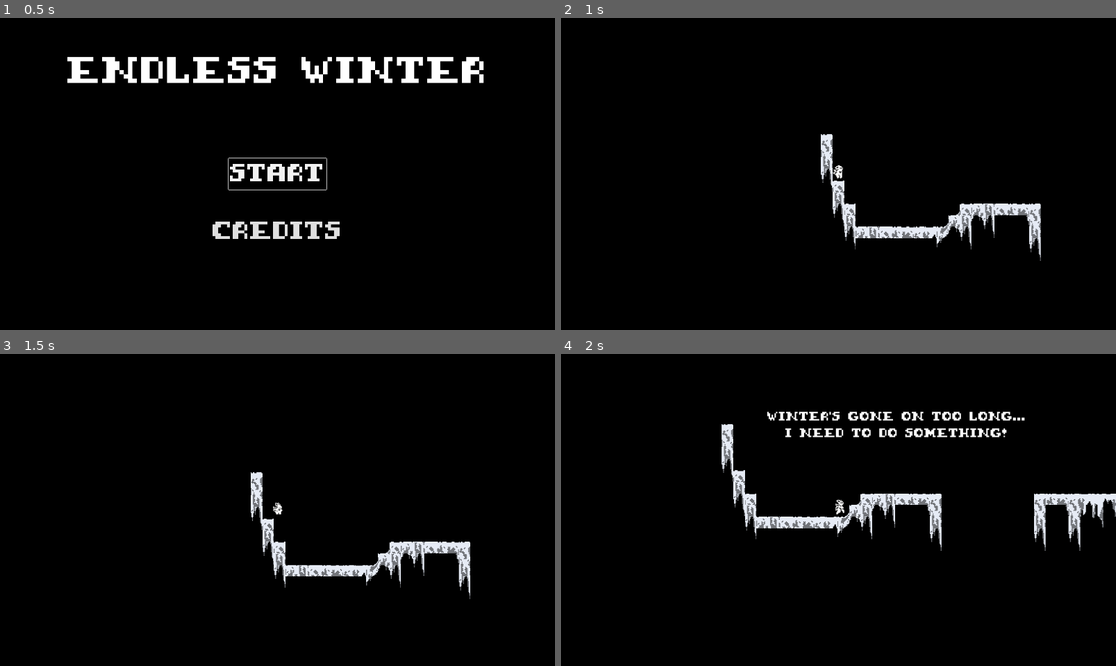
Above: before the commit, frames 1-4 (two rows, left to right).
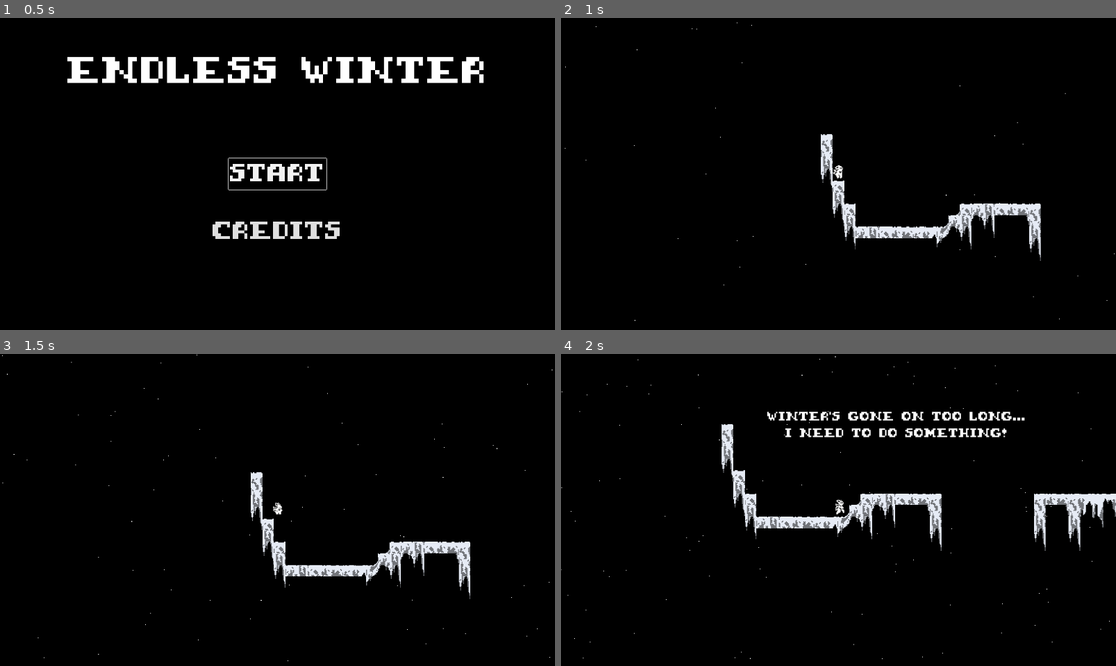
Above: after the commit, the same moments.

Repository: AstralRae/1BitJamNo5
Game: Godot game, scene res://main.tscn
The game is run twice, just before and just after one commit, with the same random seed, the same clock (stepped at 60 frames per second) and the same inputs.
Inputs:
- Up to frame 1 (0.5 s): no input
- Up to frame 2 (1 s): click "Start" at 0.5 s
- Up to frame 3 (1.5 s): tap Enter (ui_accept) at 1.25 s; hold Right (ui_right) from 1.28 s (still down); hold J (vine) from 1.28 s (still down)
- Up to frame 4 (2 s): keep holding Right (ui_right); keep holding J (vine); tap Enter (ui_accept) at 1.52 s

Frame 1 is identical in both runs. In frame 2, less than 0.1% of the frame differs, in the area x 0-100%, y 1-98%; in frame 3, less than 0.1%; in frame 4, less than 0.1%, in the area x 0-100%, y 0-98%.

Commit message:
Snow Particles!

Diff:
--- a/level1.tscn
+++ b/level1.tscn
@@ -46,24 +46,32 @@
 position = Vector2(130, 134)
 
 [node name="InitialWind" type="Area2D" parent="Level1Layout"]
+collision_layer = 3
+collision_mask = 3
 
 [node name="CollisionShape2D" type="CollisionShape2D" parent="Level1Layout/InitialWind"]
 position = Vector2(672, -83.875)
 shape = SubResource("RectangleShape2D_2yyp2")
 
 [node name="FirstWindJump" type="Area2D" parent="Level1Layout"]
+collision_layer = 3
+collision_mask = 3
 
 [node name="CollisionShape2D" type="CollisionShape2D" parent="Level1Layout/FirstWindJump"]
 position = Vector2(920, -82)
 shape = SubResource("RectangleShape2D_xw3cu")
 
 [node name="WindTunnel" type="Area2D" parent="Level1Layout"]
+collision_layer = 3
+collision_mask = 3
 
 [node name="CollisionShape2D" type="CollisionShape2D" parent="Level1Layout/WindTunnel"]
 position = Vector2(1714.5, -133)
 shape = SubResource("RectangleShape2D_ibo6r")
 
 [node name="WindJumpZone" type="Area2D" parent="Level1Layout"]
+collision_layer = 3
+collision_mask = 3
 
 [node name="CollisionShape2D" type="CollisionShape2D" parent="Level1Layout/WindJumpZone"]
 position = Vector2(1429, -522)
@@ -224,11 +232,14 @@
 [node name="DeathNoise" type="AudioStreamPlayer" parent="."]
 stream = ExtResource("9_dcjnw")
 
-[connection signal="area_entered" from="Level1Layout/InitialWind" to="." method="_on_wind_area_entered" binds= [100.0, 180.0]]
-[connection signal="area_exited" from="Level1Layout/InitialWind" to="." method="_on_wind_area_exited"]
-[connection signal="area_entered" from="Level1Layout/FirstWindJump" to="." method="_on_wind_area_entered" binds= [275.0, 315.0]]
-[connection signal="area_entered" from="Level1Layout/WindTunnel" to="." method="_on_wind_area_entered" binds= [750.0, 270.0]]
-[connection signal="area_entered" from="Level1Layout/WindJumpZone" to="." method="_on_wind_area_entered" binds= [150.0, 270.0]]
+[connection signal="body_entered" from="Level1Layout/InitialWind" to="." method="_on_wind_body_entered" binds= [100.0, 180.0]]
+[connection signal="body_exited" from="Level1Layout/InitialWind" to="." method="_on_wind_body_exited"]
+[connection signal="body_entered" from="Level1Layout/FirstWindJump" to="." method="_on_wind_body_entered" binds= [275.0, 315.0]]
+[connection signal="body_exited" from="Level1Layout/FirstWindJump" to="." method="_on_wind_body_exited"]
+[connection signal="body_entered" from="Level1Layout/WindTunnel" to="." method="_on_wind_body_entered" binds= [750.0, 270.0]]
+[connection signal="body_exited" from="Level1Layout/WindTunnel" to="." method="_on_wind_body_exited"]
+[connection signal="body_entered" from="Level1Layout/WindJumpZone" to="." method="_on_wind_body_entered" binds= [150.0, 270.0]]
+[connection signal="body_exited" from="Level1Layout/WindJumpZone" to="." method="_on_wind_body_exited"]
 [connection signal="area_entered" from="FirstPopup" to="." method="_on_first_popup_area_entered"]
 [connection signal="area_exited" from="FirstPopup" to="." method="_on_first_popup_area_exited"]
 [connection signal="area_entered" from="SecondPopup" to="." method="_on_second_popup_area_entered"]
--- a/level_1.gd
+++ b/level_1.gd
@@ -22,7 +22,6 @@
 func reset_level():
 	$Player.position = $PlayerSpawn.position
 	$Player.publicReset.call()
-
 
 func _on_wind_area_entered(area: Area2D, new_wind_speed: float, new_wind_angle: float):
 	$Player.WIND_SPEED = new_wind_speed
@@ -88,3 +87,16 @@
 
 func _on_second_checkpoint_area_exited(area: Area2D) -> void:
 	$SecondCheckpoint/Label.hide()
+
+func _on_wind_body_entered(body: Node2D, new_wind_speed: float, new_wind_angle: float) -> void:
+	if body.name == "Player" or body.name.begins_with("SnowParticle"):
+		body.WIND_SPEED = new_wind_speed
+		body.WIND_ANGLE = new_wind_angle
+
+func _on_wind_body_exited(body: Node2D) -> void:
+	if body.name == "Player":
+		$Player.publicWindReset.call()
+		return
+	if body.name.begins_with("SnowParticle"):
+		body.WIND_SPEED = 0 # this will reset the particle to its previous velocity value
+		return
--- a/player.gd
+++ b/player.gd
@@ -39,8 +39,11 @@
 var jump_released = true
 const default_jump_released = true # Starts as true to prevent automatic jump on reset
 
+@onready var particle_scene = preload("res://snow_particle.tscn")
+
 func _ready():
 	## Load but hide the pause menu on scene load
+	$SnowEmitter.emission_area = get_viewport().size
 	$Camera2D/PauseMenu.hide()
 	$AnimatedSprite2D.play("idle")
 
@@ -50,6 +53,14 @@
 		get_tree().paused = true
 		$Camera2D/PauseMenu.show()
 		$Camera2D/PauseMenu/ResumeButton.grab_focus()
+
+	for i in range(floor($SnowEmitter.particle_count * delta)):
+		var particle = particle_scene.instantiate() as RigidBody2D
+		var random_x = (randf() - 0.5) * $SnowEmitter.emission_area.x
+		var random_y = (randf() - 0.5) * $SnowEmitter.emission_area.y
+		var random_position = Vector2(random_x, random_y)
+		particle.position = random_position
+		add_child(particle)
 
 	# First we handle the vertical movement.
 
--- a/player.tscn
+++ b/player.tscn
@@ -1,8 +1,9 @@
-[gd_scene load_steps=5 format=3 uid="uid://lk87bq5dpccu"]
+[gd_scene load_steps=6 format=3 uid="uid://lk87bq5dpccu"]
 
 [ext_resource type="Script" path="res://player.gd" id="1_x6sbc"]
-[ext_resource type="PackedScene" uid="uid://cmyisppnqsx3h" path="res://pausemenu.tscn" id="3_fhxwb"]
+[ext_resource type="PackedScene" path="res://pausemenu.tscn" id="3_fhxwb"]
 [ext_resource type="SpriteFrames" uid="uid://qcb5ubvbbqw4" path="res://player.tres" id="3_hwew2"]
+[ext_resource type="Script" path="res://snow_emitter.gd" id="4_nrexa"]
 
 [sub_resource type="RectangleShape2D" id="RectangleShape2D_kpp0u"]
 size = Vector2(16, 24)
@@ -40,5 +41,8 @@
 sprite_frames = ExtResource("3_hwew2")
 animation = &"idle"
 
+[node name="SnowEmitter" type="Node2D" parent="."]
+script = ExtResource("4_nrexa")
+
 [connection signal="quit_signal" from="Camera2D/PauseMenu" to="." method="_on_pause_menu_quit_signal"]
 [connection signal="resume_signal" from="Camera2D/PauseMenu" to="." method="_on_pause_menu_resume_signal"]
--- /dev/null
+++ b/snow_emitter.gd
@@ -0,0 +1,12 @@
+extends Node2D
+
+@export var emission_area = Vector2(1, 1)
+@export var particle_count = 512
+
+# Called when the node enters the scene tree for the first time.
+func _ready() -> void:
+	pass
+
+# Called every frame. 'delta' is the elapsed time since the previous frame.
+func _process(delta: float) -> void:
+	pass
--- /dev/null
+++ b/snow_particle.gd
@@ -0,0 +1,35 @@
+extends RigidBody2D
+
+@export var lifetime = 2.0
+var timer = 0.0
+@export_category("Wind")
+@export var WIND_SPEED = 0.0
+@export var WIND_ANGLE = 0.0
+var originalVector = Vector2(1, 1)
+
+# Called when the node enters the scene tree for the first time.
+func _ready() -> void:
+	# Apply random initial velocity
+	linear_velocity = Vector2(randf() * 200 - 100, randf() * 200 - 100)
+	originalVector = linear_velocity
+	name = "SnowParticle"
+	set_physics_process(true)
+
+# Called every frame. 'delta' is the elapsed time since the previous frame.
+func _process(delta: float) -> void:
+	if WIND_SPEED > 0:
+		linear_velocity = Vector2(get_wind_x(), get_wind_y())
+	else:
+		linear_velocity = originalVector
+
+	timer += delta
+	if timer >= lifetime:
+		queue_free()
+
+func get_wind_x() -> float:
+	var angleInRadians = WIND_ANGLE * (PI / 180)
+	return WIND_SPEED * cos(angleInRadians)
+
+func get_wind_y() -> float:
+	var angleInRadians = WIND_ANGLE * (PI / 180)
+	return WIND_SPEED * sin(angleInRadians)
--- /dev/null
+++ b/snow_particle.tscn
@@ -0,0 +1,33 @@
+[gd_scene load_steps=7 format=3 uid="uid://bbf75nwikpdga"]
+
+[ext_resource type="Script" path="res://snow_particle.gd" id="1_elg1r"]
+
+[sub_resource type="RectangleShape2D" id="RectangleShape2D_uwme8"]
+size = Vector2(1, 1)
+
+[sub_resource type="Curve" id="Curve_1eeqy"]
+_data = [Vector2(0, 1), 0.0, 0.0, 0, 0, Vector2(1, 1), 0.0, 0.0, 0, 0]
+point_count = 2
+
+[sub_resource type="CurveTexture" id="CurveTexture_eojv5"]
+curve = SubResource("Curve_1eeqy")
+
+[sub_resource type="QuadMesh" id="QuadMesh_mhsav"]
+
+[sub_resource type="MeshTexture" id="MeshTexture_7nftm"]
+mesh = SubResource("QuadMesh_mhsav")
+base_texture = SubResource("CurveTexture_eojv5")
+image_size = Vector2(5, 5)
+
+[node name="SnowParticle" type="RigidBody2D"]
+collision_layer = 2
+collision_mask = 2
+mass = 0.001
+gravity_scale = 0.0
+script = ExtResource("1_elg1r")
+
+[node name="CollisionShape2D" type="CollisionShape2D" parent="."]
+shape = SubResource("RectangleShape2D_uwme8")
+
+[node name="Sprite2D" type="Sprite2D" parent="."]
+texture = SubResource("MeshTexture_7nftm")
Binary file added: assets/environment/1x1.png
Not shown, added: assets/environment/1x1.png.import
Not shown: 1 places in level1.tscn that only renumber resources
